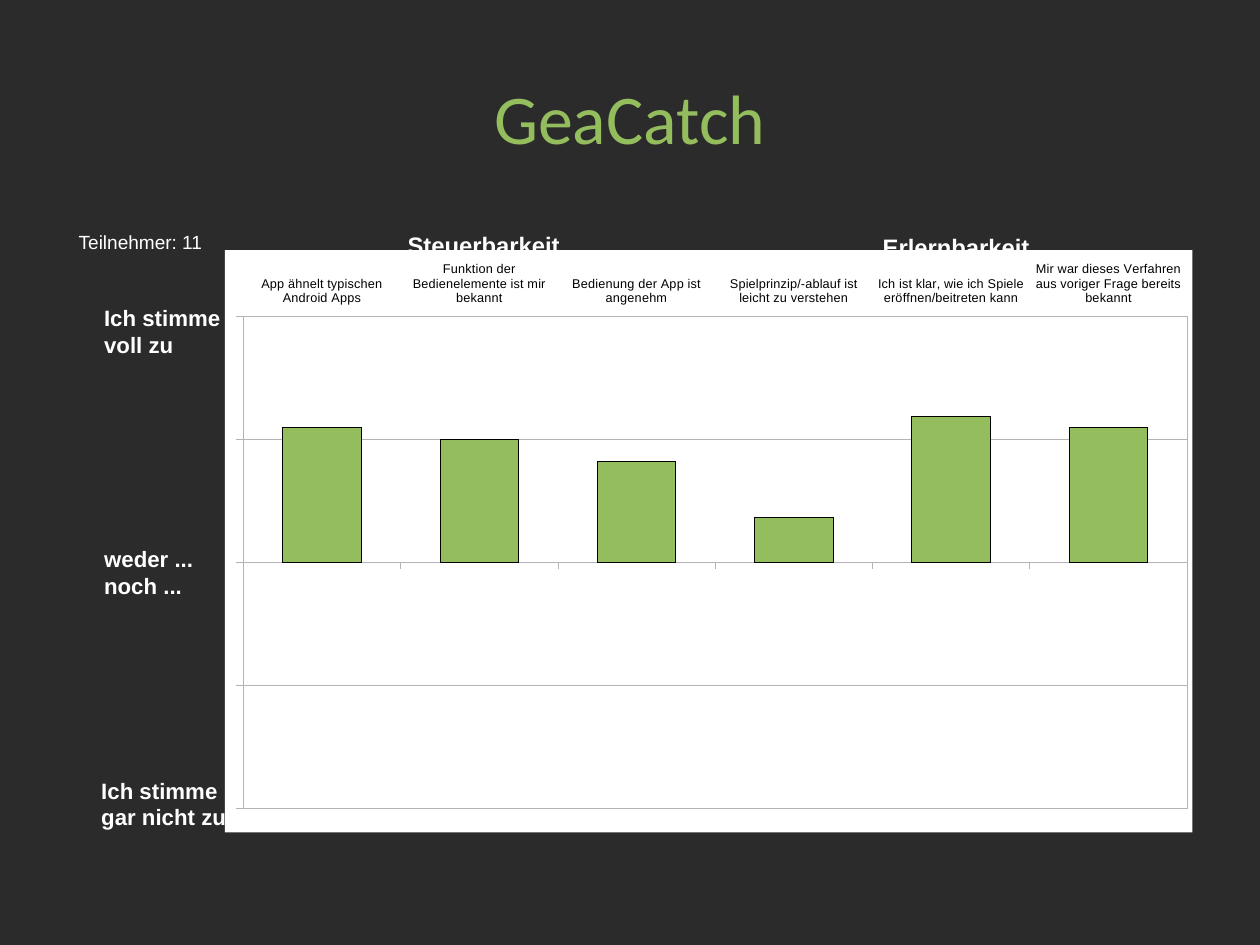
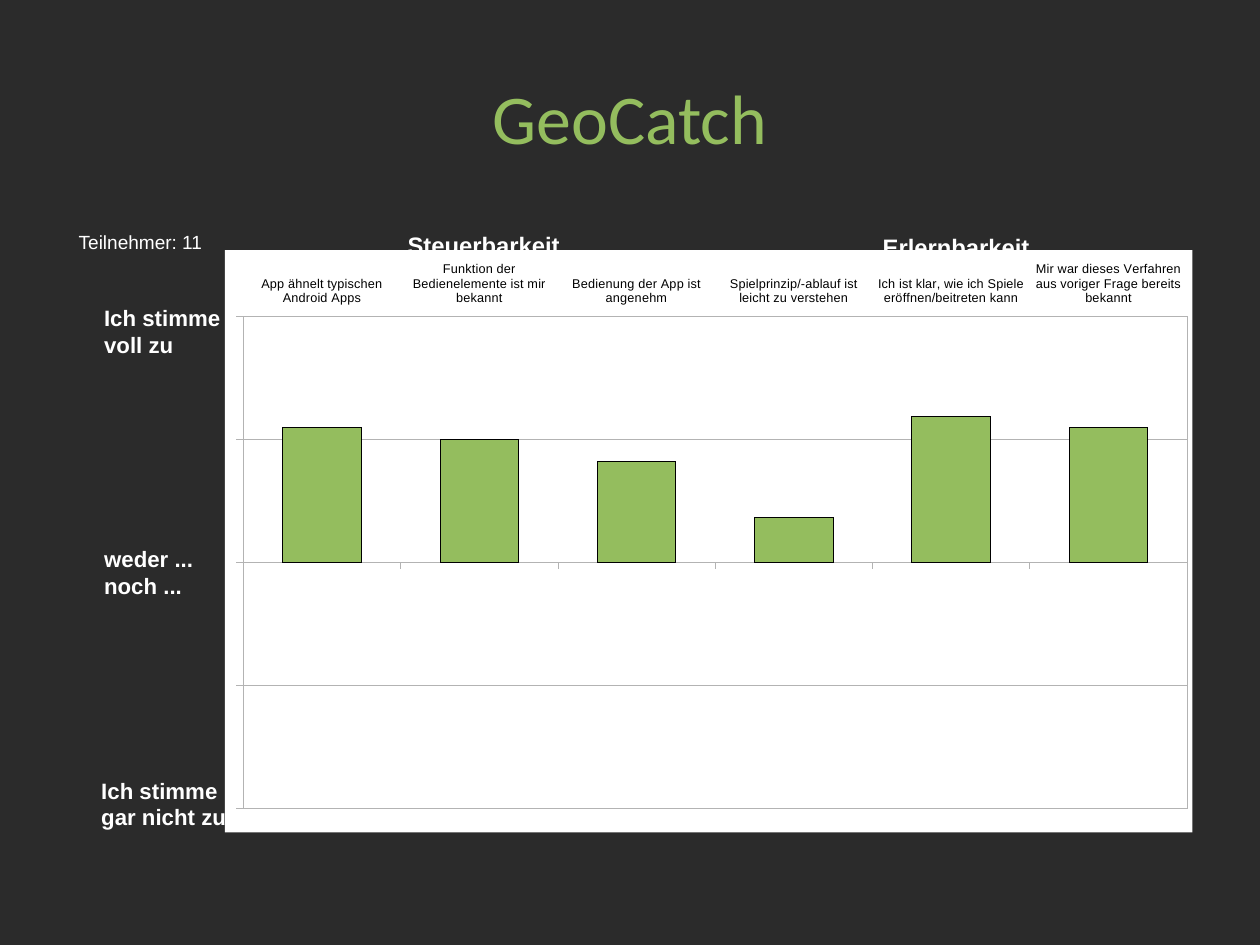
Before and after one commit to Sibirius/rwth-mcc10-group3, a slide deck: slide 15 of final_pres/GeoCatch.odp. Drawn at 1260x945 pixels with LibreOffice and Linux fonts; fonts in the diff are those of the drawing; background and template pictures are left out; a plain dark background stands for a picture behind light text. Boxes give left, top, right and bottom in pixels: in the first picture for what was removed or moved away, otherwise in the second. Text is boxed around its words. In the diff, an @@ line names an element or a change of style, - is before the commit and + after.

Commit message:
final

```diff
--- a/final_pres/GeoCatch.odp
+++ b/final_pres/GeoCatch.odp
@@ title at (493, 95, 767, 145): text changed @@
-GeaCatch
+GeoCatch
```
Also in this commit, not shown: 1 other slide changed.
